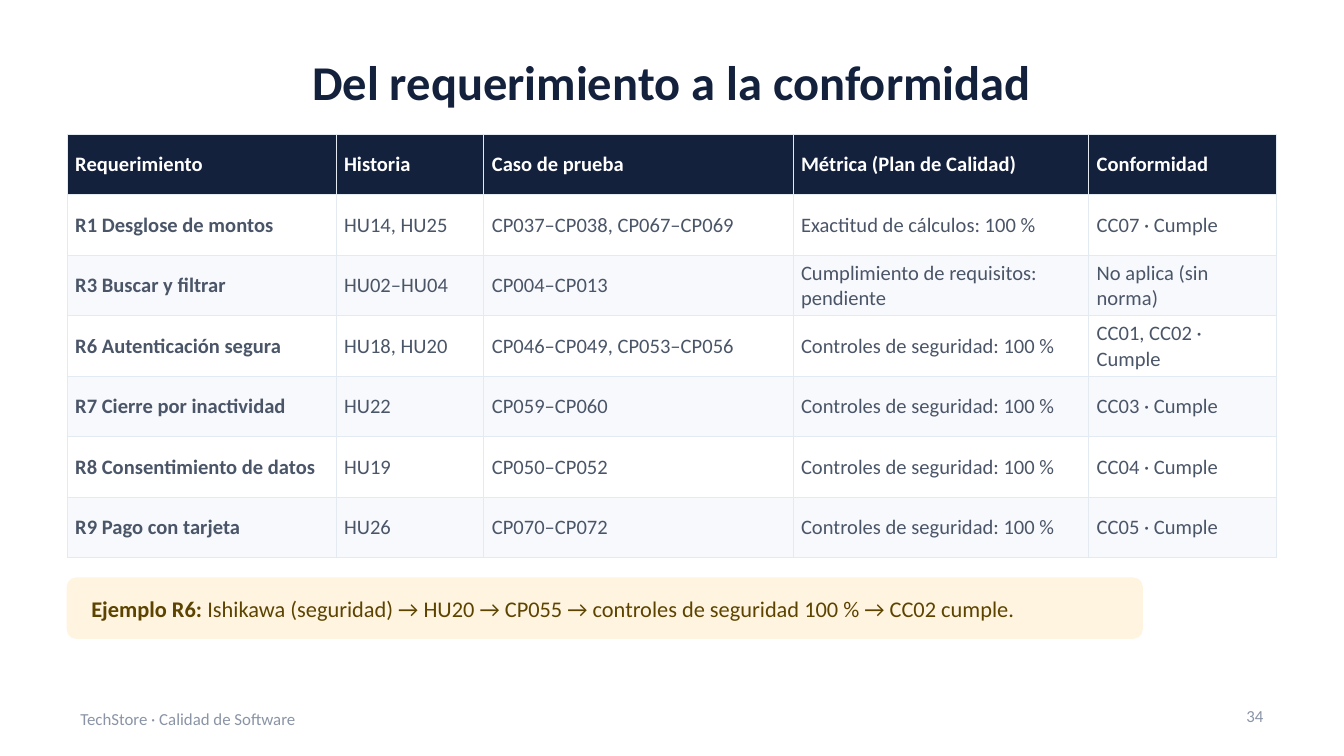
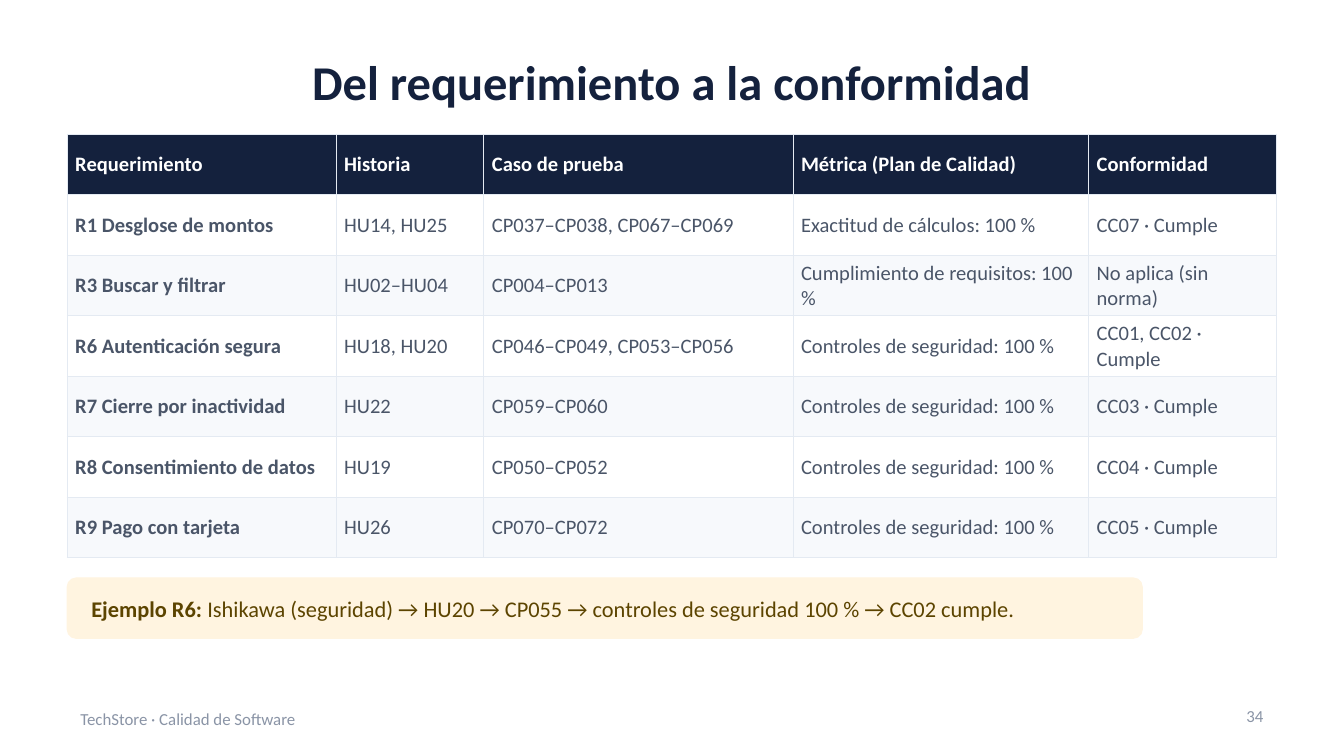
Before and after one commit to diegoaaron/calidadProyecto, a slide deck: slide 34 of docs/Presentacion_Pruebas_Calidad_Conformidad.pptx. Drawn at 1344x756 pixels with LibreOffice and Linux fonts; fonts in the diff are those of the drawing. Boxes give left, top, right and bottom in pixels: in the first picture for what was removed or moved away, otherwise in the second. Text is boxed around its words. In the diff, an @@ line names an element or a change of style, - is before the commit and + after.

```diff
--- a/docs/Presentacion_Pruebas_Calidad_Conformidad.pptx
+++ b/docs/Presentacion_Pruebas_Calidad_Conformidad.pptx
@@ table at [67,134,1277,558] @@
-row 3, column 4: Cumplimiento de requisitos: pendiente
+row 3, column 4: Cumplimiento de requisitos: 100 %
```
Also in this commit, not shown: 5 other slides changed, 5 other files.
